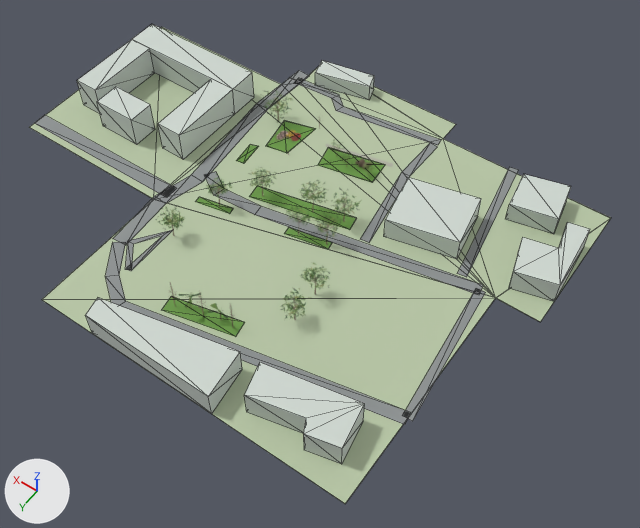
Before and after pictures for a commit that changed the glTF model web/public/map-review/runtime/landscape-far.glb.
One viewpoint serves both versions: a 50 mm camera at (-116.4, 126.9, 208.8) aimed at (-18.3, -10.5, -7.0). The axes (+X, +Y, +Z) are drawn at lower left. The lights are the same throughout. The older version comes first. Mesh edges are drawn as thin lines on the coarser meshes. Where no turn or scale is listed for an object, it has been applied to the vertices.

Names of what the first picture shows: '44 邻楼简模', '45 邻楼简模', '47 邻楼简模', '48 邻楼简模', '50 邻楼简模', '52 邻楼简模', '56 邻楼简模', 'detail 周边Tree叶片1', 'detail 周边Tree叶片2', 'detail 沥青道路', 'garden 庭院草坪', 'ground 地图绿地' and 7 more.
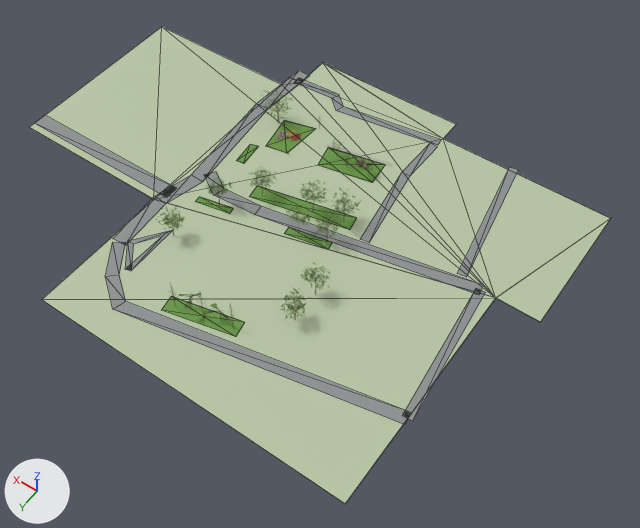
What differs and where, as boxes [x1, y1, x2, y2] in the pictures (640 x 528 px):
'56 邻楼简模', deleted: before [77, 24, 254, 160]
'45 邻楼简模', deleted: before [86, 298, 242, 414]
'44 邻楼简模', deleted: before [245, 362, 365, 464]
'50 邻楼简模', deleted: before [384, 177, 481, 259]
'47 邻楼简模', deleted: before [509, 222, 590, 301]
'48 邻楼简模', deleted: before [506, 174, 571, 234]
'52 邻楼简模', deleted: before [315, 61, 374, 100]

The edits, one by one:
Object '44 邻楼简模' (ob_44_邻楼简模) is deleted.
Object '45 邻楼简模' (ob_45_邻楼简模) is deleted.
Object '47 邻楼简模' (ob_47_邻楼简模) is deleted.
Object '48 邻楼简模' (ob_48_邻楼简模) is deleted.
Object '50 邻楼简模' (ob_50_邻楼简模) is deleted.
Object '52 邻楼简模' (ob_52_邻楼简模) is deleted.
Object '56 邻楼简模' (ob_56_邻楼简模) is deleted.
